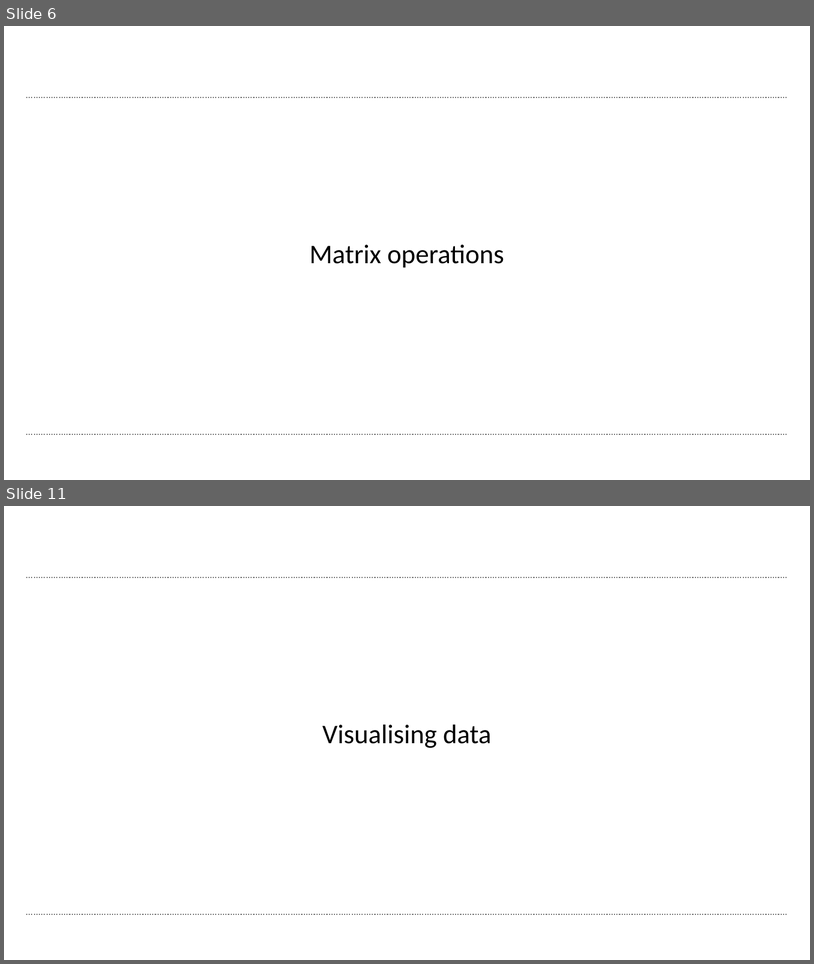
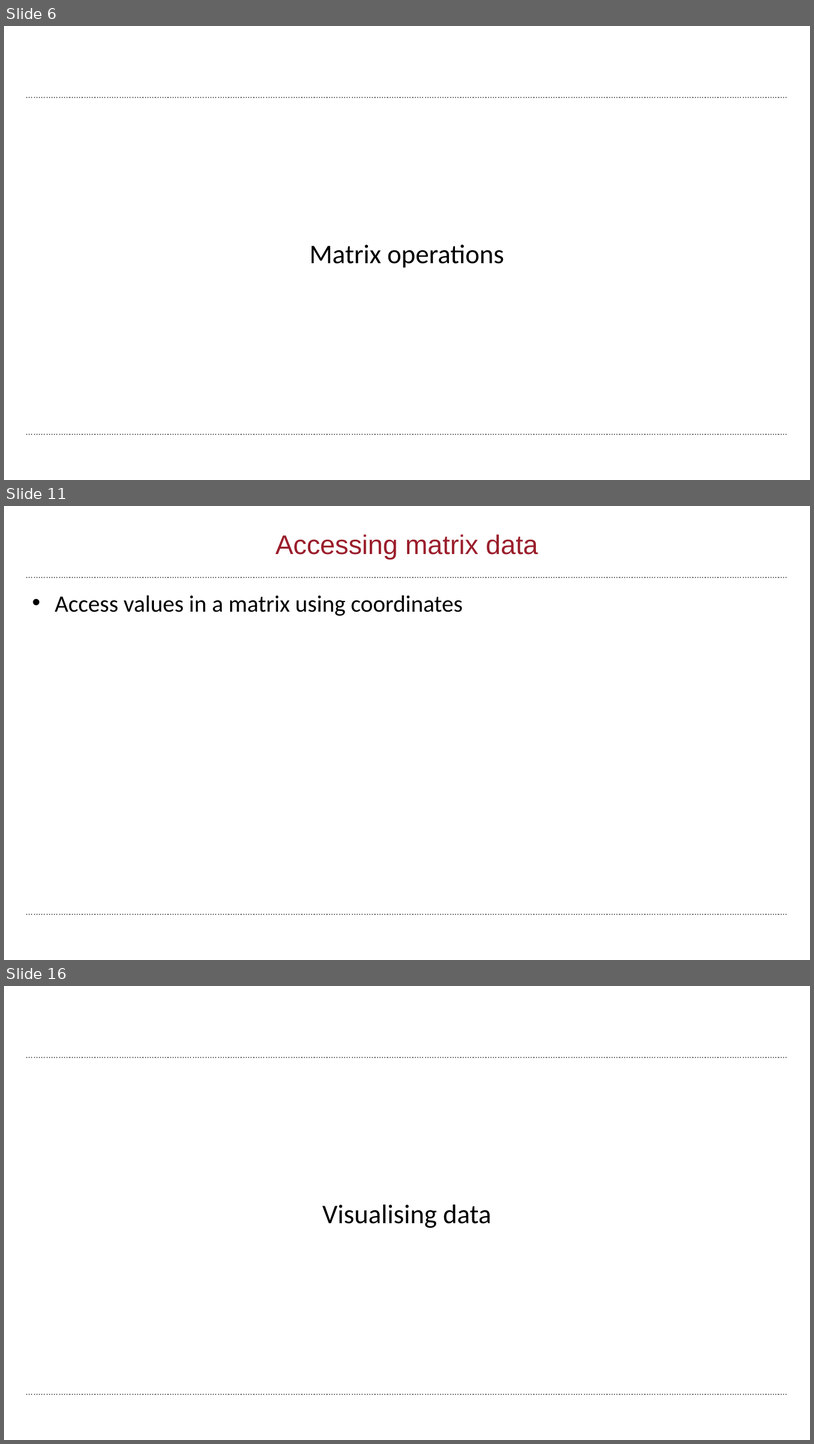
Before and after one commit to wbif-bristol/MATLAB-course, a slide deck: Session 2 - Matrices and image processing/MATLAB Session 2.pptx. Shown one above the other, each under a label of ours: slides 6 and 11 before the commit, slides 6, 11 and 16 after it; the slides between them are not shown. The pictures are 814x964 and 814x1444 pixels, drawn with LibreOffice and Linux fonts; fonts in the diff are those of the drawing; background and template pictures are left out. Boxes give left, top, right and bottom in pixels: in the first picture for what was removed or moved away, otherwise in the second. Text is boxed around its words. In the diff, an @@ line names an element or a change of style, - is before the commit and + after.

```diff
--- a/Session 2 - Matrices and image processing/MATLAB Session 2.pptx
+++ b/Session 2 - Matrices and image processing/MATLAB Session 2.pptx
@@ slide 11 added at bbox=[4, 506, 810, 960], background #FFFFFF; not listed: 2 template elements that a slide beside it also shows @@
@@ title added at bbox=[276, 534, 538, 559], 32 pt, text #9A1D2B @@
+Accessing matrix data
@@ text added at bbox=[55, 595, 463, 616], 28 pt, text #000000 @@
+• Access values in a matrix using coordinates
@@ what was slide 11 is now slide 16 @@
```
Also in this commit, not shown: 14 slides changed, 4 other slides added, 3 other files.
